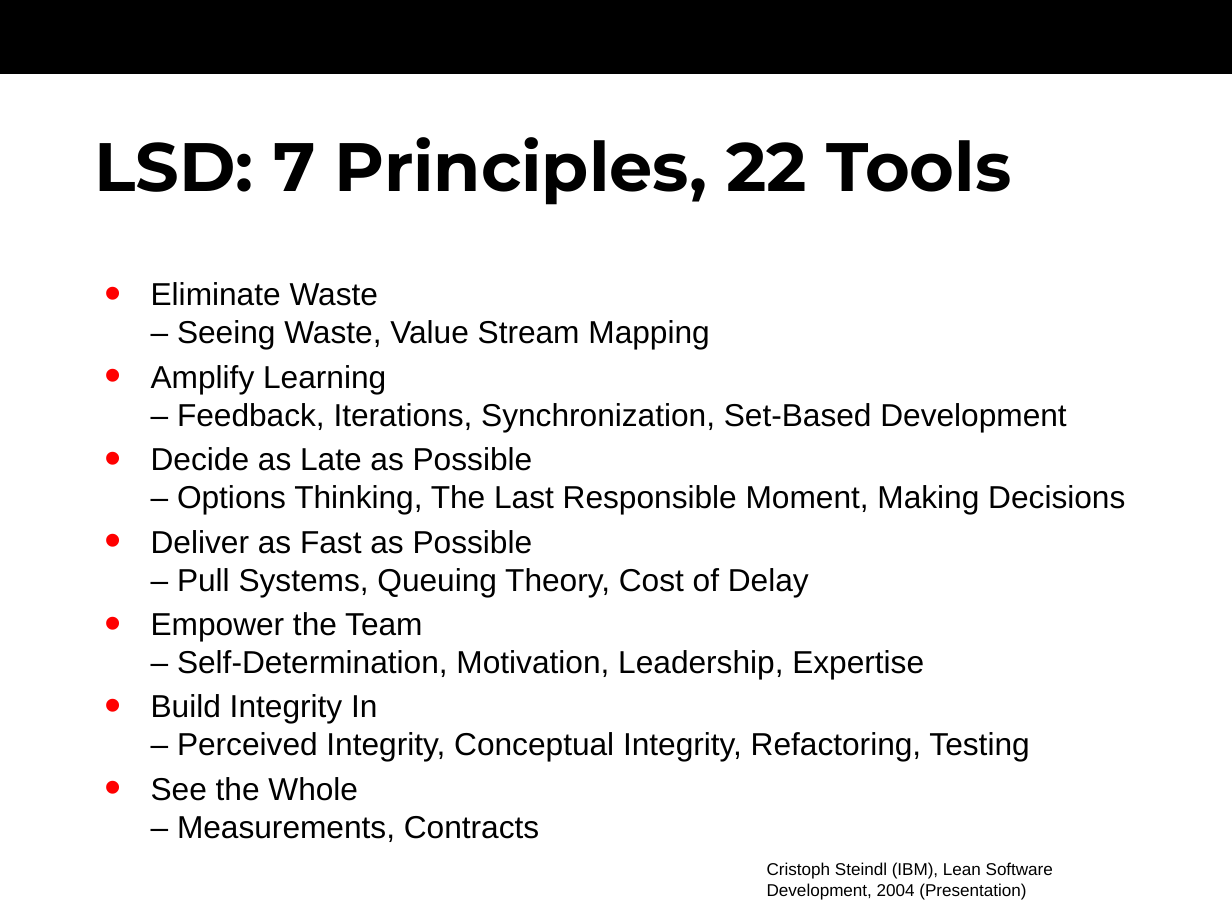
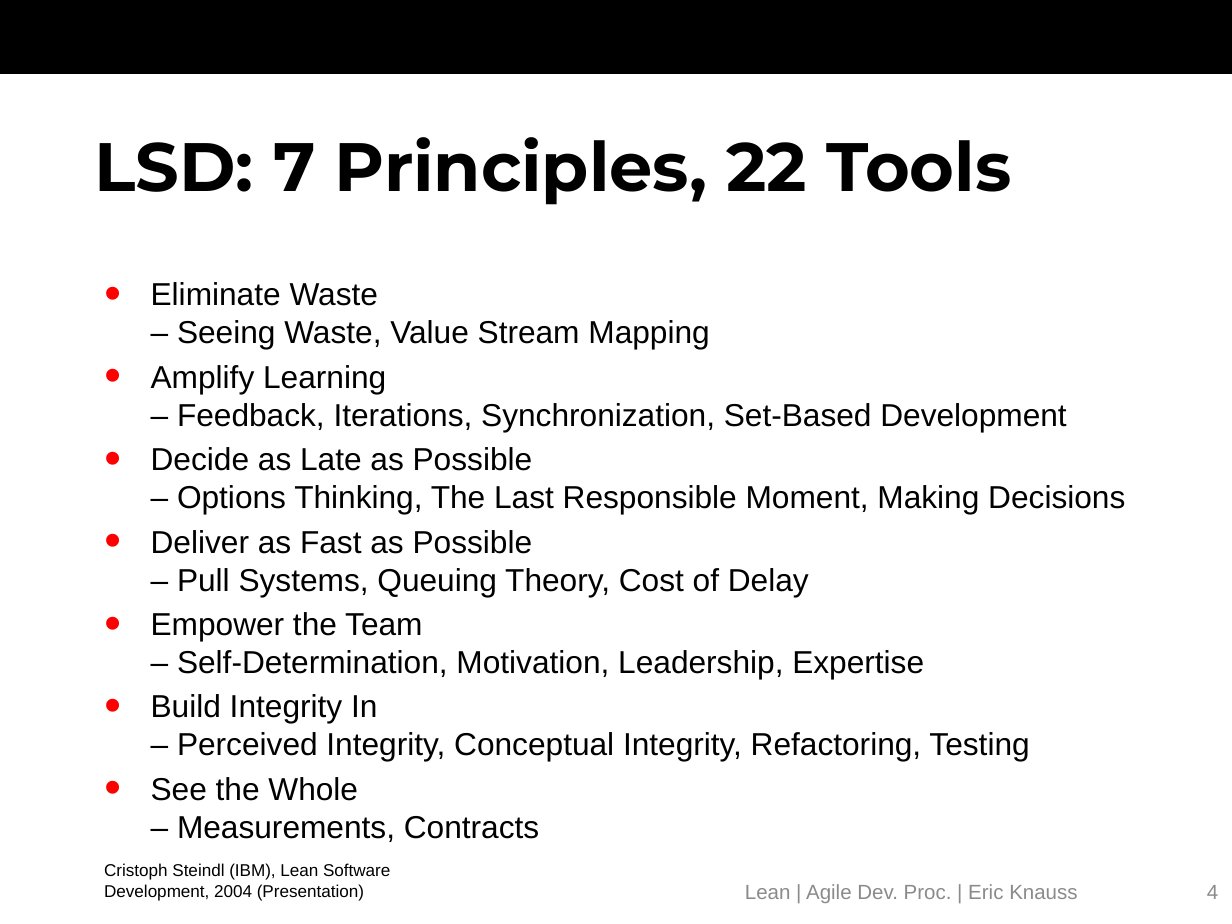
Before and after one commit to oerich/EDA397, a slide deck: slide 4 of Slides/src/agile-dev-processes-7-lean.pptx. Drawn at 1232x924 pixels with LibreOffice and Linux fonts; fonts in the diff are those of the drawing; background and template pictures are left out. Boxes give left, top, right and bottom in pixels: in the first picture for what was removed or moved away, otherwise in the second. Text is boxed around its words. In the diff, an @@ line names an element or a change of style, - is before the commit and + after.

Commit message:
Working on Lean slides

```diff
--- a/Slides/src/agile-dev-processes-7-lean.pptx
+++ b/Slides/src/agile-dev-processes-7-lean.pptx
@@ text "Cristoph Steindl (IBM), Lean Software ...": place and size @@
-text "Cristoph Steindl (IBM), Lean Software ..." at [767, 862, 1053, 900]
+text "Cristoph Steindl (IBM), Lean Software ..." at [104, 863, 390, 901]
@@ text added at [745, 884, 1077, 903], 12 pt, text #8C8C8C @@
+Lean | Agile Dev. Proc. | Eric Knauss
@@ page number added at [1207, 885, 1218, 899], 12 pt, text #8C8C8C @@
+4
```
Also in this commit, not shown: 12 other slides changed, 1 slide added, 1 slide removed.
